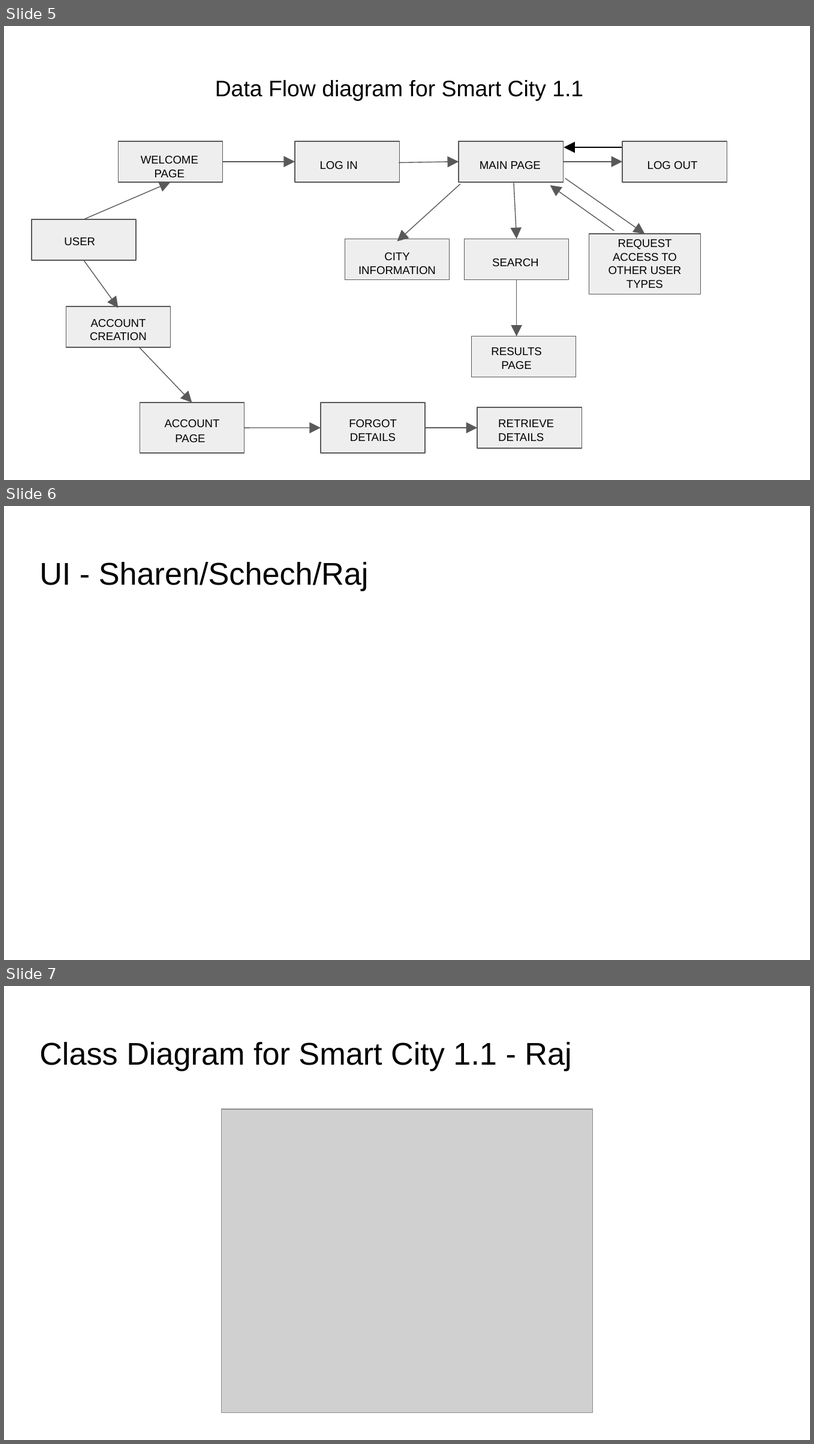
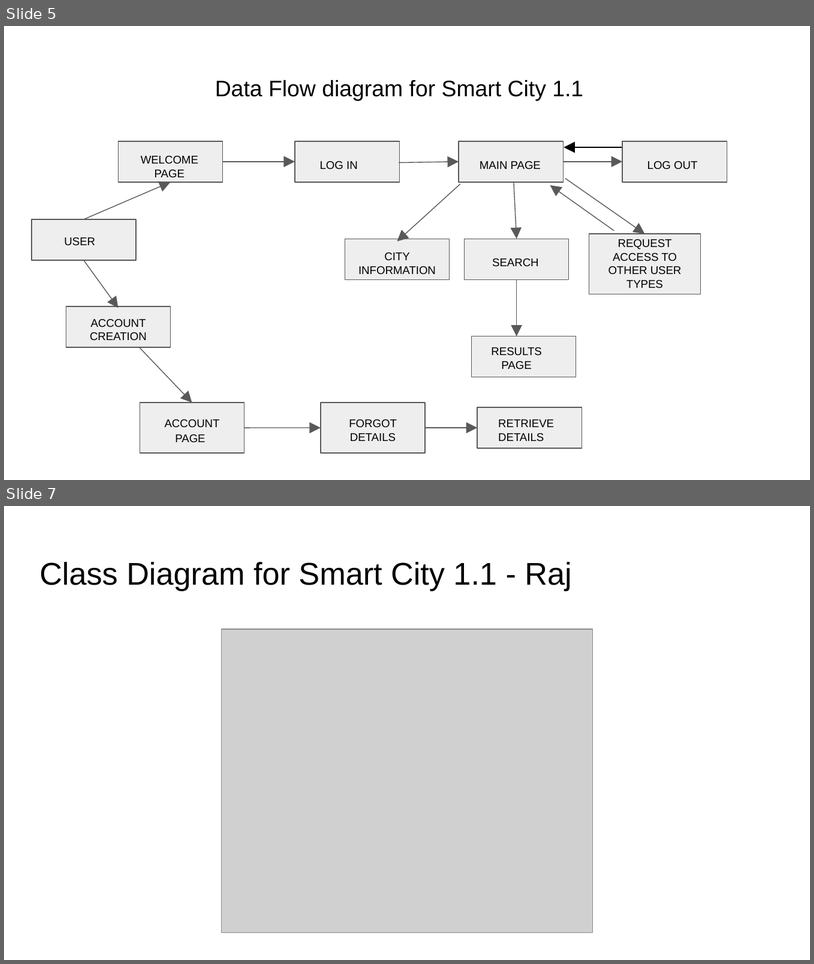
Before and after one commit to n9400419/IFB299, a slide deck: Sprint 1 & 2 artefacts.pptx. Shown one above the other, each under a label of ours: slides 5, 6 and 7 before the commit, slides 5 and 7 after it; the slides between them are not shown. The pictures are 814x1444 and 814x964 pixels, drawn with LibreOffice and Linux fonts; fonts in the diff are those of the drawing; grey boxes stand for pictures. Boxes give left, top, right and bottom in pixels: in the first picture for what was removed or moved away, otherwise in the second. Text is boxed around its words. In the diff, an @@ line names an element or a change of style, - is before the commit and + after.

```diff
--- a/Sprint 1 & 2 artefacts.pptx
+++ b/Sprint 1 & 2 artefacts.pptx
@@ slide 6 removed at (4,506,810,960), background #FFFFFF @@
@@ title removed at (39,562,369,591) @@
-UI - Sharen/Schech/Raj
```
Also in this commit, not shown: 1 slide added.
